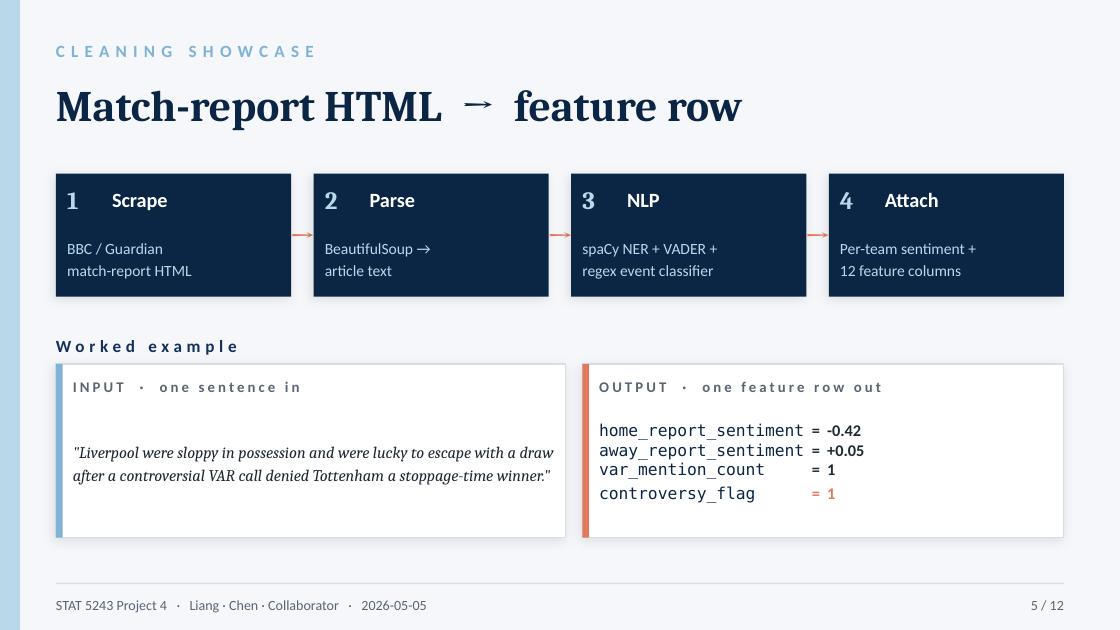
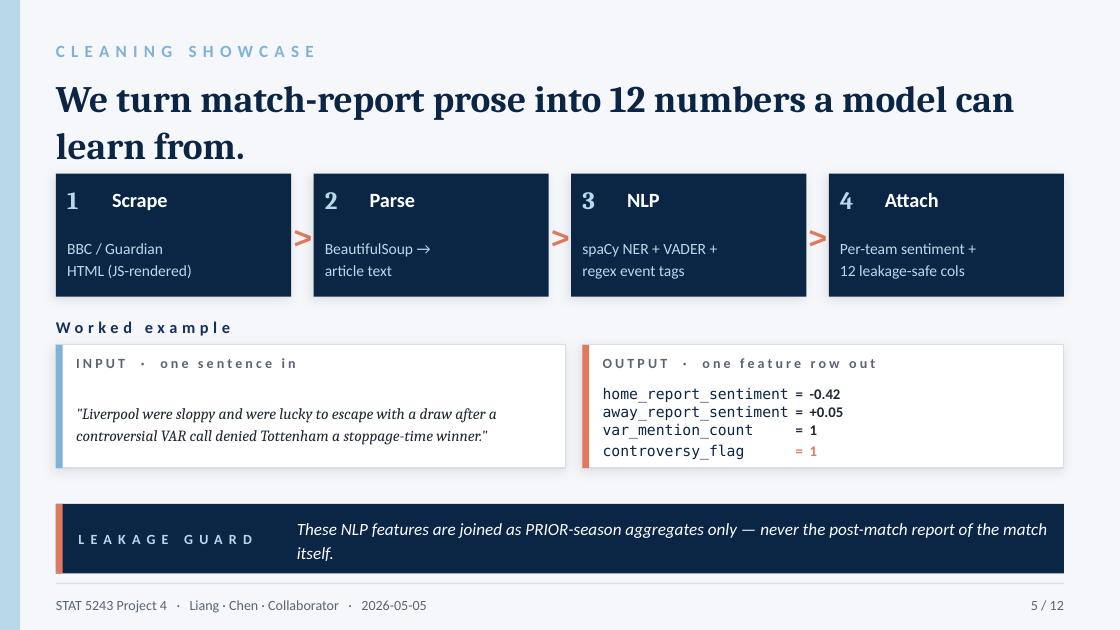
Before and after one commit to ZemingLiang/STAT5243-Project-4, a slide deck: slide 5 of slides/oral_10min.pptx. Drawn at 1120x630 pixels with LibreOffice and Linux fonts; fonts in the diff are those of the drawing. Boxes give left, top, right and bottom in pixels: in the first picture for what was removed or moved away, otherwise in the second. Text is boxed around its words. In the diff, an @@ line names an element or a change of style, - is before the commit and + after.

```diff
--- a/slides/oral_10min.pptx
+++ b/slides/oral_10min.pptx
@@ text at bbox=[56, 86, 1015, 160]: text changed; size 28 to 24 pt @@
-Match-report HTML → feature row
+We turn match-report prose into 12 numbers a model can learn from.
@@ text at bbox=[286, 213, 319, 258]: text changed @@
-→
+>
@@ text at bbox=[543, 213, 577, 258]: text changed @@
-→
+>
@@ text at bbox=[801, 213, 834, 258]: text changed @@
-→
+>
@@ text at bbox=[67, 265, 192, 278]: text changed @@
-match-report HTML
+HTML (JS-rendered)
@@ text at bbox=[582, 266, 685, 279]: text changed @@
-regex event classifier
+regex event tags
@@ text at bbox=[840, 265, 965, 279]: text changed @@
-12 feature columns
+12 leakage-safe cols
@@ text "Worked example": place and size @@
-text "Worked example" at bbox=[56, 340, 236, 355]
+text "Worked example" at bbox=[56, 321, 230, 336]
@@ text "Worked example" at bbox=[56, 321, 230, 336]: size 11 to 10.5 pt @@
@@ rectangle: place and size @@
-rectangle at bbox=[56, 364, 566, 538]
+rectangle at bbox=[56, 345, 566, 468]
@@ rectangle: place and size @@
-rectangle at bbox=[56, 364, 63, 538]
+rectangle at bbox=[56, 345, 63, 468]
@@ text "INPUT · one sentence in": place and size @@
-text "INPUT · one sentence in" at bbox=[73, 381, 300, 392]
+text "INPUT · one sentence in" at bbox=[76, 358, 296, 368]
@@ text "INPUT · one sentence in" at bbox=[76, 358, 296, 368]: size 9.5 to 9 pt @@
@@ rectangle: place and size @@
-rectangle at bbox=[582, 364, 1064, 538]
+rectangle at bbox=[582, 345, 1064, 468]
@@ rectangle: place and size @@
-rectangle at bbox=[582, 364, 589, 538]
+rectangle at bbox=[582, 345, 589, 468]
@@ text "OUTPUT · one feature row ..." at bbox=[603, 358, 875, 368]: size 9.5 to 9 pt @@
@@ text "OUTPUT · one feature row ...": place and size @@
-text "OUTPUT · one feature row ..." at bbox=[599, 382, 881, 392]
+text "OUTPUT · one feature row ..." at bbox=[603, 358, 875, 368]
@@ text "home_report_sentiment = -0.42 away_report_sentiment = ...": place and size @@
-text "home_report_sentiment = -0.42 away_report_sentiment = ..." at bbox=[599, 423, 864, 503]
+text "home_report_sentiment = -0.42 away_report_sentiment = ..." at bbox=[603, 387, 844, 460]
@@ text "home_report_sentiment = -0.42 away_report_sentiment = ..." at bbox=[603, 387, 844, 460]: size 10.5 to 9.5 pt; line spacing 1.2 to 1.18 @@
@@ text at bbox=[76, 408, 497, 445]: text changed; size 10.5 to 10 pt @@
-"Liverpool were sloppy in possession and were lucky to escape with a draw after a controversial VAR call denied Tottenham a stoppage-time winner."
+"Liverpool were sloppy and were lucky to escape with a draw after a controversial VAR call denied Tottenham a stoppage-time winner."
@@ rectangle added at bbox=[56, 504, 1064, 573], fill #0B2545 @@
@@ rectangle added at bbox=[56, 504, 63, 573], fill #E07A5F @@
@@ text added at bbox=[78, 504, 286, 573], 9 pt, text #B9D9EB, bold @@
+LEAKAGE GUARD
@@ text added at bbox=[297, 523, 1047, 561], 11 pt, text #FFFFFF, italic @@
+These NLP features are joined as PRIOR-season aggregates only — never the post-match report of the match itself.
```
Also in this commit, not shown: 11 other slides changed, 5 other files.
